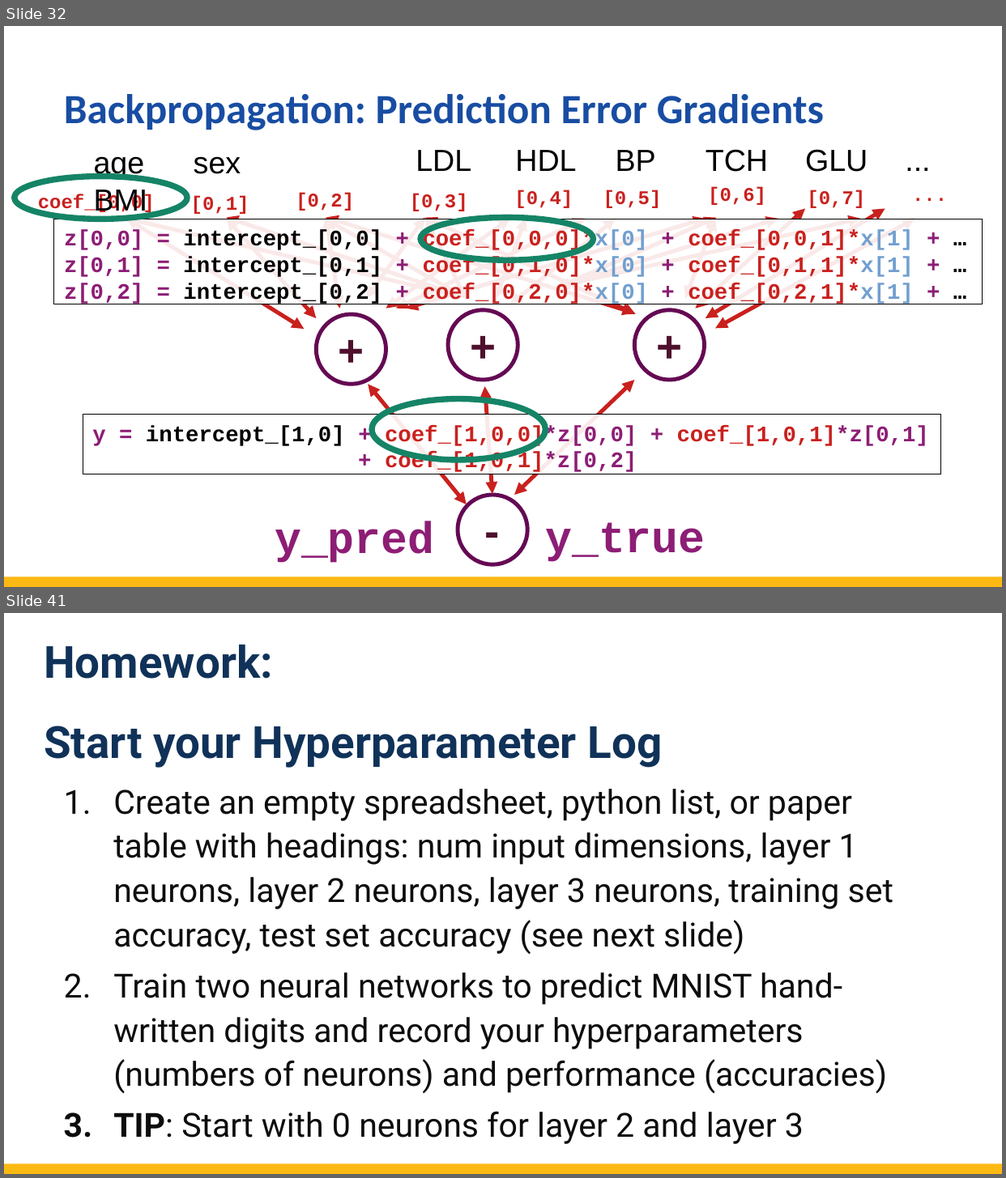
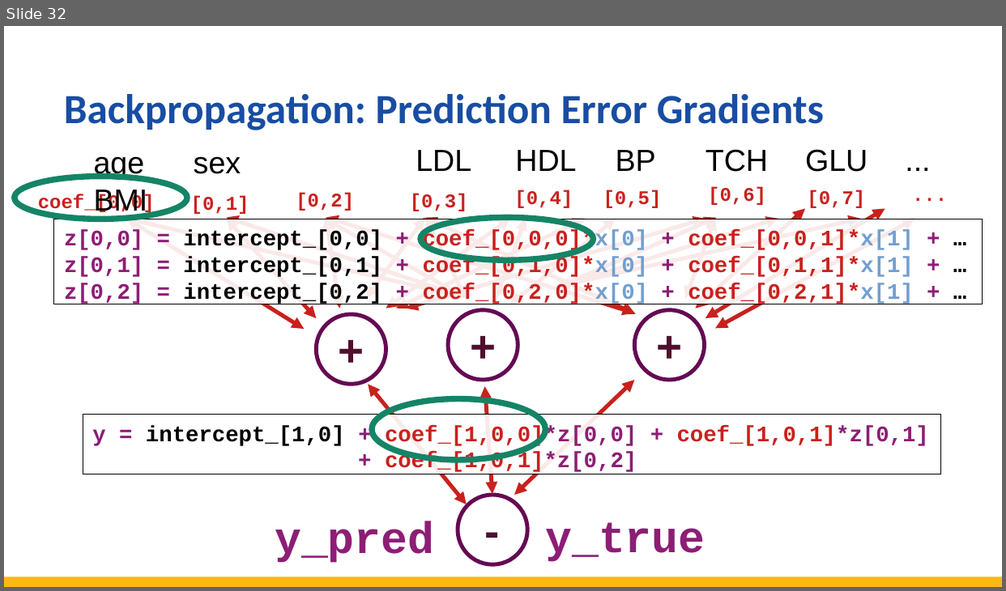
Before and after one commit to totalgood/dsdh, a slide deck: modules/L05/L5--deep-learning-ai.odp. Shown one above the other, each under a label of ours: slides 32 and 41 before the commit, slide 32 after it; the slides between them are not shown. The pictures are 1006x1178 and 1006x591 pixels, drawn with LibreOffice and Linux fonts; fonts in the diff are those of the drawing. Boxes give left, top, right and bottom in pixels: in the first picture for what was removed or moved away, otherwise in the second. Text is boxed around its words. In the diff, an @@ line names an element or a change of style, - is before the commit and + after.

```diff
--- a/modules/L05/L5--deep-learning-ai.odp
+++ b/modules/L05/L5--deep-learning-ai.odp
@@ slide 41 removed at bbox=[4, 613, 1002, 1174], background #FFFFFF; not listed: 1 template element that a slide beside it also shows @@
@@ title removed at bbox=[44, 645, 662, 768] @@
-Homework:
-Start your Hyperparameter Log
@@ text removed at bbox=[113, 789, 893, 1144] @@
-1. Create an empty spreadsheet, python list, or paper table with headings: num input dimensions, layer 1 neurons, layer 2 neurons, layer 3 neurons, training set accuracy, test set accuracy (see next slide)
-2. Train two neural networks to predict MNIST hand-written digits and record your hyperparameters (numbers of neurons) and performance (accuracies)
-3. TIP: Start with 0 neurons for layer 2 and layer 3
```
Also in this commit, not shown: 4 slides changed, 9 other slides removed, 37 other files.
